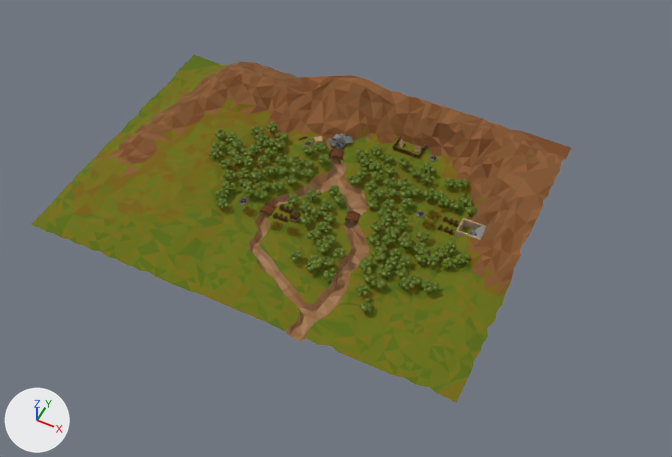
Renders of the FBX model Assets/UI/map.fbx from each side of a commit.
Both versions are drawn from a 50 mm lens placed at (81.5, -188.5, 226.5), pointed at (-9.1, -7.3, 0.0). Arrows for +X, +Y and +Z are at lower left; the lights stay in place. Where no turn or scale is listed for an object, it has been applied to the vertices. Vertices at the same position are counted once.

The first picture shows 'ground'.
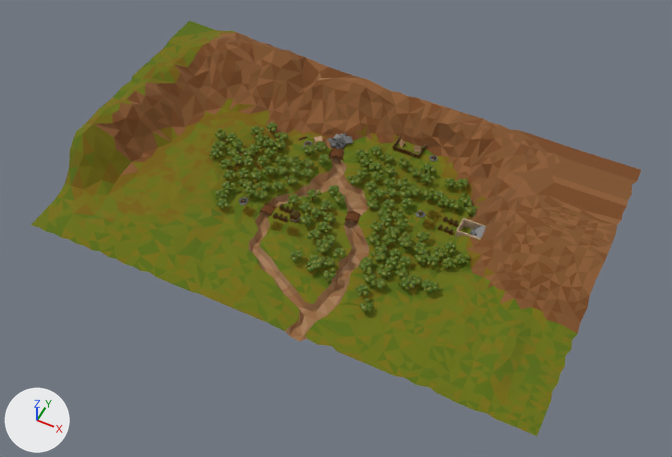
Commit message: upated map boundaries

Boxes [x1, y1, x2, y2] around the edits, measured in the pictures (672 x 457 px; the box of a moved part takes in the faces that stretch with it):
'ground', reshaped (13% wider, 19% taller): before [31, 55, 571, 403]; after [31, 21, 641, 436]
part 1 of me_plane_001, moved or reshaped: before [57, 55, 360, 203]; after [56, 21, 360, 203]
part 2 of me_plane_001, built on: before [430, 208, 542, 403]; after [430, 148, 641, 436]

Patch to the scene script:
```diff
--- a/Assets/UI/map.fbx.py
+++ b/Assets/UI/map.fbx.py
@@ me_plane_001 @@
 # used by ob_ground; location = (0.0, 0.0, -2.0)
-me_plane_001.from_pydata(...)  # 1528 vertices, 2777 faces; spans x -99.7..50.0, y -50.0..50.0, z -2.1..16.9
+me_plane_001.from_pydata(...)  # 1829 vertices, 3515 faces; spans x -99.7..73.5, y -50.0..50.0, z -2.1..21.0
+# me_plane_001 part 1: 208 vertices moved from x -99.7..-36.0, y -32.9..50.0, z 1.1..15.5 to x -99.7..-36.0, y -32.9..50.0, z 3.1..21.0
+# me_plane_001 part 2: 1 vertex moved from x 50.0, y -6.3, z 7.4 to x 47.0, y -8.7, z 3.9; 20 vertices removed from x 45.6..50.0, y -45.3..14.0, z 1.1..15.1; 321 vertices added at x 42.7..73.5, y -50.0..50.0, z 1.0..15.3
 me_plane_001.materials.append(mat_material_001)
```
